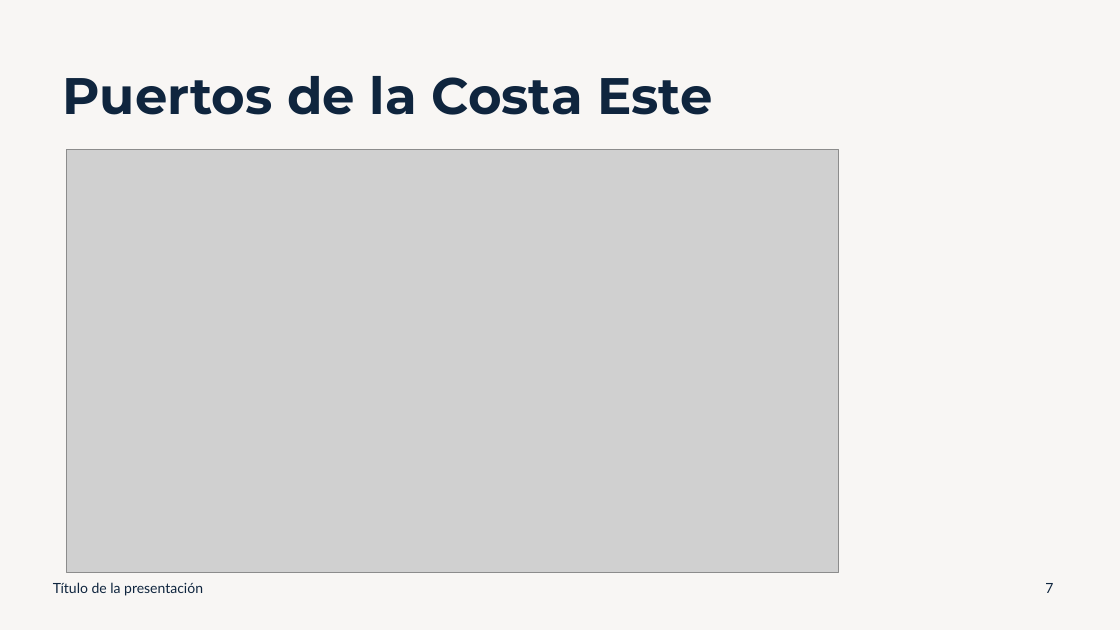
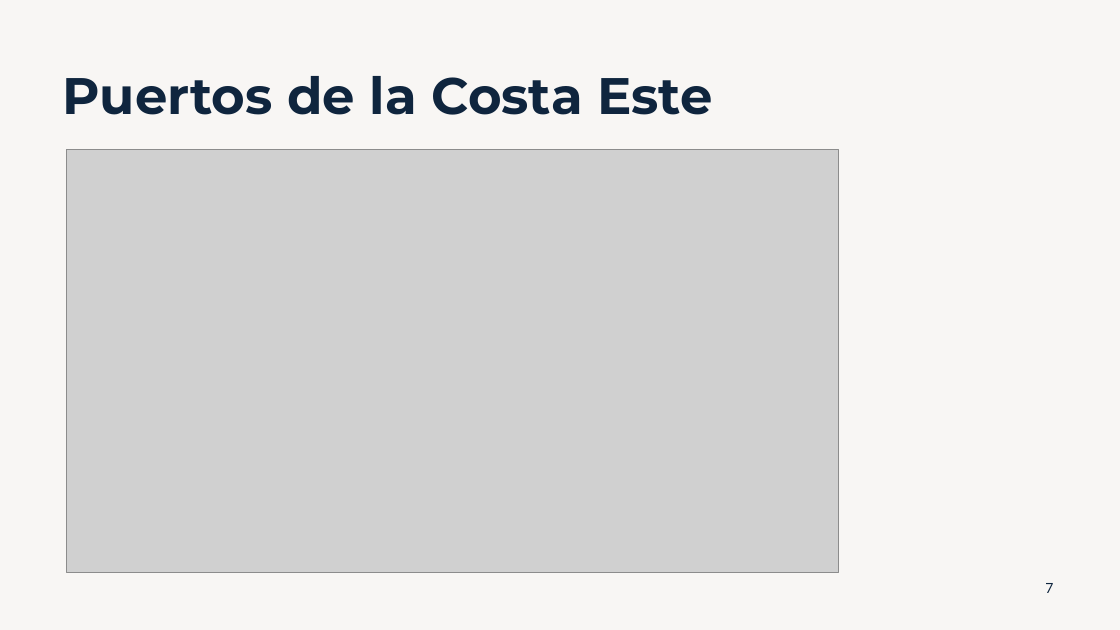
Before and after one commit to isaacmedina/usa-container-ports-timeline-series, a slide deck: slide 7 of docs/Presentacion.pptx. Drawn at 1120x630 pixels with LibreOffice and Linux fonts; fonts in the diff are those of the drawing; grey boxes stand for pictures. Boxes give left, top, right and bottom in pixels: in the first picture for what was removed or moved away, otherwise in the second. Text is boxed around its words. In the diff, an @@ line names an element or a change of style, - is before the commit and + after.

```diff
--- a/docs/Presentacion.pptx
+++ b/docs/Presentacion.pptx
@@ text removed at <box>53,582,203,596</box> @@
-Título de la presentación
```
Also in this commit, not shown: 2 other slides changed, 2 other files.
